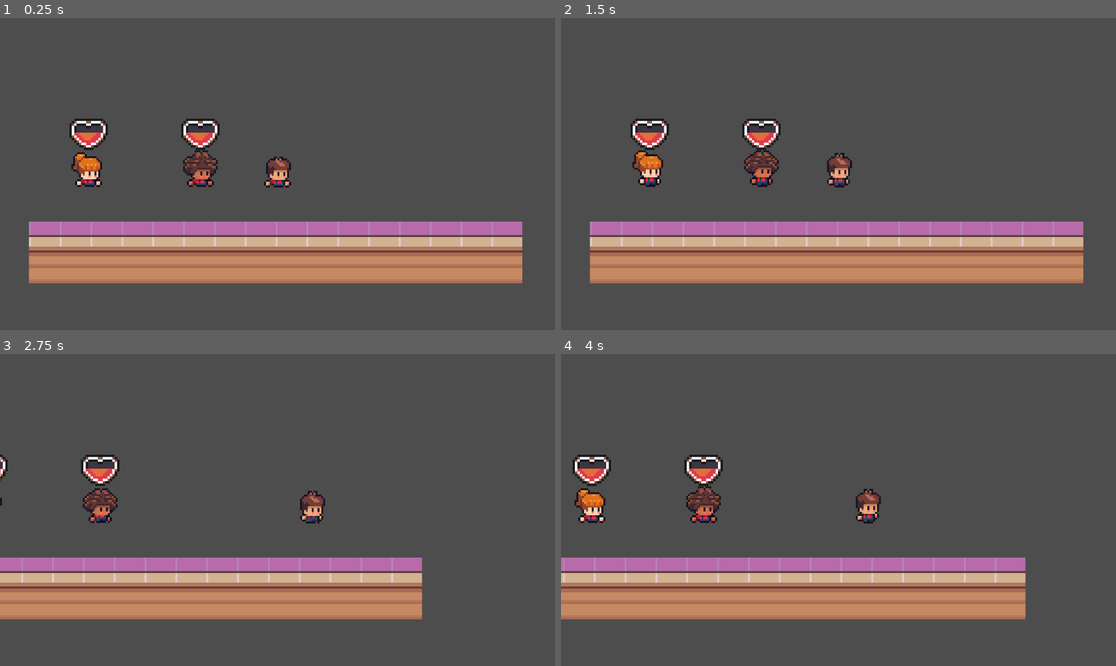
Above: before the commit, frames 1-4 (two rows, left to right).
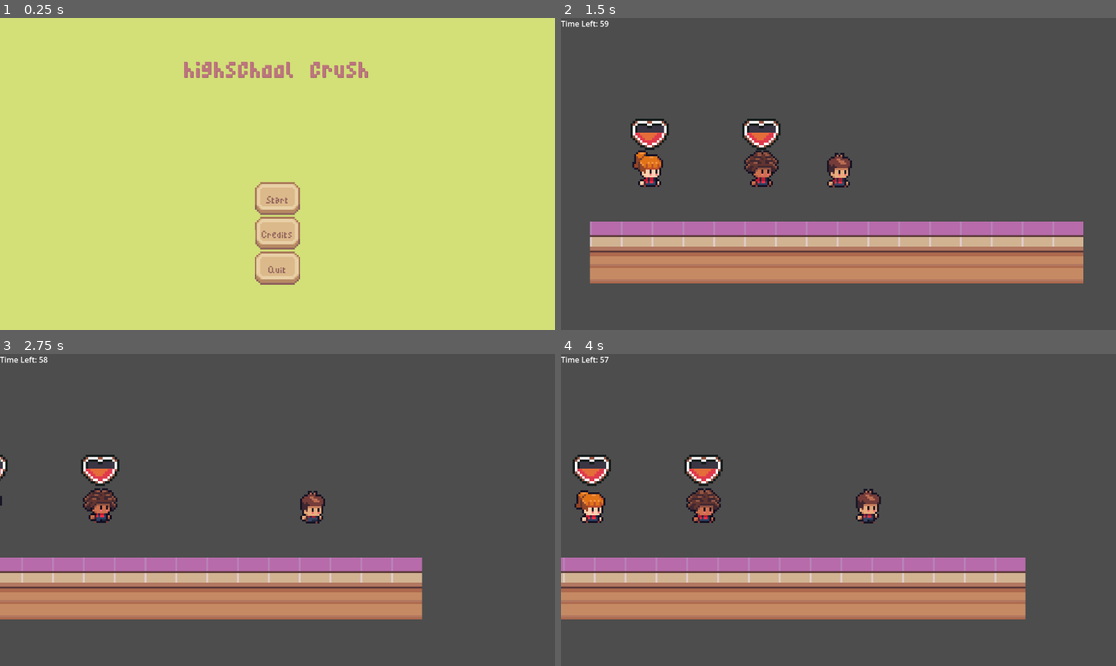
Above: after the commit, the same moments.

Repository: orgniani/highschoolcrush_clicker_2025
Game: Godot game, scene res://scenes/menu_scene.tscn
The game is run twice, just before and just after one commit, with the same random seed, the same clock (stepped at 60 frames per second) and the same inputs. Before the commit the project starts from res://scenes/game_scene.tscn.
Inputs (mouse positions are in pixels of both pictures, inside the frame that each line leads up to):
- Up to frame 1 (0.25 s): no input
- Up to frame 2 (1.5 s): click (838, 233) at 0.5 s, where only the run after the commit has a clickable "Credits"; click (838, 198) at 1.25 s, where only the run after the commit has a clickable "Start"
- Up to frame 3 (2.75 s): move the mouse to (399, 494) at 2.02 s; hold D (move_right) from 2.03 s (still down); click (399, 494) at 2.1 s
- Up to frame 4 (4 s): move the mouse to (727, 525) at 2.77 s; release D (move_right) at 2.78 s; hold A (move_left) 2.78-3.53 s; click (727, 525) at 2.85 s; move the mouse to (894, 441) at 3.52 s; hold D (move_right) from 3.53 s (still down); click (894, 441) at 3.6 s

The runs differ from the first frame. In frame 1, 100% of the frame differs, in the area x 0-100%, y 0-100%; in frame 2, 0.3%; in frame 3, 0.3%; in frame 4, 0.3%.

Commit message:
add basic win/lose condition

Diff:
--- a/objects/lover.tscn
+++ b/objects/lover.tscn
@@ -4,13 +4,13 @@
 [ext_resource type="PackedScene" uid="uid://cuxjkncqb8mx6" path="res://objects/human_animator.tscn" id="2_rmcuh"]
 [ext_resource type="Script" uid="uid://bvoyt6bm5coqt" path="res://scripts/lover/lover_follower.gd" id="3_7mh6s"]
 [ext_resource type="Script" uid="uid://casnc1jootvaf" path="res://scripts/lover/lover_state_machine.gd" id="4_y040x"]
-[ext_resource type="Texture2D" uid="uid://dtso1iiu8g2wr" path="res://sprites/UI/HeartBorder.png" id="5_2jkde"]
-[ext_resource type="Texture2D" uid="uid://d1qvhhs1cputj" path="res://sprites/UI/HeartFill.png" id="6_b326f"]
+[ext_resource type="Texture2D" uid="uid://dtso1iiu8g2wr" path="res://art/UI/HeartBorder.png" id="5_2jkde"]
+[ext_resource type="Texture2D" uid="uid://d1qvhhs1cputj" path="res://art/UI/HeartFill.png" id="6_b326f"]
 
 [sub_resource type="RectangleShape2D" id="RectangleShape2D_acjsf"]
 size = Vector2(20, 23)
 
-[node name="Lover" type="CharacterBody2D" node_paths=PackedStringArray("heart_bar")]
+[node name="Lover" type="CharacterBody2D" node_paths=PackedStringArray("heart_bar") groups=["lovers"]]
 collision_layer = 2
 collision_mask = 0
 script = ExtResource("1_hj7k7")
--- a/project.godot
+++ b/project.godot
@@ -11,21 +11,26 @@
 [application]
 
 config/name="highschoolCrush_Clicker"
-run/main_scene="uid://dw3xvnexig6h5"
+run/main_scene="uid://be1xmgvuhyir7"
 config/features=PackedStringArray("4.4", "Forward Plus")
 config/icon="res://icon.svg"
 
 [file_customization]
 
 folder_colors={
+"res://art/": "red",
+"res://art/sprites/": "red",
 "res://audio/": "orange",
 "res://builds/": "yellow",
 "res://objects/": "purple",
 "res://resources/": "green",
 "res://scenes/": "pink",
-"res://scripts/": "teal",
-"res://sprites/": "blue"
+"res://scripts/": "teal"
 }
+
+[global_group]
+
+lovers=""
 
 [input]
 
--- a/resources/animations/body/body_black.tres
+++ b/resources/animations/body/body_black.tres
@@ -1,7 +1,7 @@
 [gd_resource type="SpriteFrames" load_steps=20 format=3 uid="uid://x6a26qrgspew"]
 
-[ext_resource type="Texture2D" uid="uid://ddmjcyy3org7p" path="res://sprites/Human/IDLE/BASE/base_mixed_idle_strip9.png" id="1_gph66"]
-[ext_resource type="Texture2D" uid="uid://c0cjmbpcbfer2" path="res://sprites/Human/WALKING/BASE/base_mixed_walk_strip8.png" id="2_f1pgi"]
+[ext_resource type="Texture2D" uid="uid://ddmjcyy3org7p" path="res://art/sprites/Human/IDLE/BASE/base_mixed_idle_strip9.png" id="1_gph66"]
+[ext_resource type="Texture2D" uid="uid://c0cjmbpcbfer2" path="res://art/sprites/Human/WALKING/BASE/base_mixed_walk_strip8.png" id="2_f1pgi"]
 
 [sub_resource type="AtlasTexture" id="AtlasTexture_mqm5b"]
 atlas = ExtResource("1_gph66")
--- a/resources/animations/body/body_default.tres
+++ b/resources/animations/body/body_default.tres
@@ -1,7 +1,7 @@
 [gd_resource type="SpriteFrames" load_steps=20 format=3 uid="uid://ba2ukg1t80qp8"]
 
-[ext_resource type="Texture2D" uid="uid://1vdeg1jpp6it" path="res://sprites/Human/IDLE/BASE/base_idle_strip9.png" id="1_0cnd8"]
-[ext_resource type="Texture2D" uid="uid://cw4vinp5td8qm" path="res://sprites/Human/WALKING/BASE/base_walk_strip8.png" id="2_w1mia"]
+[ext_resource type="Texture2D" uid="uid://1vdeg1jpp6it" path="res://art/sprites/Human/IDLE/BASE/base_idle_strip9.png" id="1_0cnd8"]
+[ext_resource type="Texture2D" uid="uid://cw4vinp5td8qm" path="res://art/sprites/Human/WALKING/BASE/base_walk_strip8.png" id="2_w1mia"]
 
 [sub_resource type="AtlasTexture" id="AtlasTexture_eqqp1"]
 atlas = ExtResource("1_0cnd8")
--- a/resources/animations/body/body_pale.tres
+++ b/resources/animations/body/body_pale.tres
@@ -1,7 +1,7 @@
 [gd_resource type="SpriteFrames" load_steps=20 format=3 uid="uid://n01fn0cswdkm"]
 
-[ext_resource type="Texture2D" uid="uid://dn5ue0x7qxrew" path="res://sprites/Human/IDLE/BASE/base_pale_idle_strip9.png" id="1_xa6wp"]
-[ext_resource type="Texture2D" uid="uid://w4xy11yptbh7" path="res://sprites/Human/WALKING/BASE/base_pale_walk_strip8.png" id="2_v1k1g"]
+[ext_resource type="Texture2D" uid="uid://dn5ue0x7qxrew" path="res://art/sprites/Human/IDLE/BASE/base_pale_idle_strip9.png" id="1_xa6wp"]
+[ext_resource type="Texture2D" uid="uid://w4xy11yptbh7" path="res://art/sprites/Human/WALKING/BASE/base_pale_walk_strip8.png" id="2_v1k1g"]
 
 [sub_resource type="AtlasTexture" id="AtlasTexture_einuk"]
 atlas = ExtResource("1_xa6wp")
--- a/resources/animations/hair/bowlcut_hair.tres
+++ b/resources/animations/hair/bowlcut_hair.tres
@@ -1,7 +1,7 @@
 [gd_resource type="SpriteFrames" load_steps=20 format=3 uid="uid://81mqlwcadir8"]
 
-[ext_resource type="Texture2D" uid="uid://df20y5am7cvqc" path="res://sprites/Human/IDLE/HAIR/bowlhair_idle_strip9.png" id="1_7jl76"]
-[ext_resource type="Texture2D" uid="uid://cbc166ytm2ivs" path="res://sprites/Human/WALKING/HAIR/bowlhair_walk_strip8.png" id="2_ca1l0"]
+[ext_resource type="Texture2D" uid="uid://df20y5am7cvqc" path="res://art/sprites/Human/IDLE/HAIR/bowlhair_idle_strip9.png" id="1_7jl76"]
+[ext_resource type="Texture2D" uid="uid://cbc166ytm2ivs" path="res://art/sprites/Human/WALKING/HAIR/bowlhair_walk_strip8.png" id="2_ca1l0"]
 
 [sub_resource type="AtlasTexture" id="AtlasTexture_4vq5b"]
 atlas = ExtResource("1_7jl76")
--- a/resources/animations/hair/curly_hair.tres
+++ b/resources/animations/hair/curly_hair.tres
@@ -1,7 +1,7 @@
 [gd_resource type="SpriteFrames" load_steps=20 format=3 uid="uid://npwt3olbkol7"]
 
-[ext_resource type="Texture2D" uid="uid://dw8w5io64s5en" path="res://sprites/Human/IDLE/HAIR/curlyhair_idle_strip9.png" id="1_iche5"]
-[ext_resource type="Texture2D" uid="uid://bv8acxocu21cu" path="res://sprites/Human/WALKING/HAIR/curlyhair_walk_strip8.png" id="2_jsbc5"]
+[ext_resource type="Texture2D" uid="uid://dw8w5io64s5en" path="res://art/sprites/Human/IDLE/HAIR/curlyhair_idle_strip9.png" id="1_iche5"]
+[ext_resource type="Texture2D" uid="uid://bv8acxocu21cu" path="res://art/sprites/Human/WALKING/HAIR/curlyhair_walk_strip8.png" id="2_jsbc5"]
 
 [sub_resource type="AtlasTexture" id="AtlasTexture_bhjgg"]
 atlas = ExtResource("1_iche5")
--- a/resources/animations/hair/long_hair.tres
+++ b/resources/animations/hair/long_hair.tres
@@ -1,7 +1,7 @@
 [gd_resource type="SpriteFrames" load_steps=20 format=3 uid="uid://cvegm7aqor2ak"]
 
-[ext_resource type="Texture2D" uid="uid://bae6hcgicrk7n" path="res://sprites/Human/IDLE/HAIR/longhair_idle_strip9.png" id="1_aml3q"]
-[ext_resource type="Texture2D" uid="uid://c1g3clojuufxq" path="res://sprites/Human/WALKING/HAIR/longhair_walk_strip8.png" id="2_we551"]
+[ext_resource type="Texture2D" uid="uid://bae6hcgicrk7n" path="res://art/sprites/Human/IDLE/HAIR/longhair_idle_strip9.png" id="1_aml3q"]
+[ext_resource type="Texture2D" uid="uid://c1g3clojuufxq" path="res://art/sprites/Human/WALKING/HAIR/longhair_walk_strip8.png" id="2_we551"]
 
 [sub_resource type="AtlasTexture" id="AtlasTexture_we551"]
 atlas = ExtResource("1_aml3q")
--- a/resources/animations/hair/mop_hair.tres
+++ b/resources/animations/hair/mop_hair.tres
@@ -1,7 +1,7 @@
 [gd_resource type="SpriteFrames" load_steps=20 format=3 uid="uid://dusuq60nsxjhy"]
 
-[ext_resource type="Texture2D" uid="uid://c2imdsbt3lkti" path="res://sprites/Human/IDLE/HAIR/mophair_idle_strip9.png" id="1_eruc2"]
-[ext_resource type="Texture2D" uid="uid://cj6jttrrmkr8a" path="res://sprites/Human/WALKING/HAIR/mophair_walk_strip8.png" id="2_ejl3f"]
+[ext_resource type="Texture2D" uid="uid://c2imdsbt3lkti" path="res://art/sprites/Human/IDLE/HAIR/mophair_idle_strip9.png" id="1_eruc2"]
+[ext_resource type="Texture2D" uid="uid://cj6jttrrmkr8a" path="res://art/sprites/Human/WALKING/HAIR/mophair_walk_strip8.png" id="2_ejl3f"]
 
 [sub_resource type="AtlasTexture" id="AtlasTexture_ejl3f"]
 atlas = ExtResource("1_eruc2")
--- a/resources/animations/hair/short_hair.tres
+++ b/resources/animations/hair/short_hair.tres
@@ -1,7 +1,7 @@
 [gd_resource type="SpriteFrames" load_steps=20 format=3 uid="uid://bm4xb515tmoro"]
 
-[ext_resource type="Texture2D" uid="uid://b1lna0tsb7xk1" path="res://sprites/Human/IDLE/HAIR/shorthair_idle_strip9.png" id="1_cv6pn"]
-[ext_resource type="Texture2D" uid="uid://cttdkx1osvui1" path="res://sprites/Human/WALKING/HAIR/shorthair_walk_strip8.png" id="2_qslj8"]
+[ext_resource type="Texture2D" uid="uid://b1lna0tsb7xk1" path="res://art/sprites/Human/IDLE/HAIR/shorthair_idle_strip9.png" id="1_cv6pn"]
+[ext_resource type="Texture2D" uid="uid://cttdkx1osvui1" path="res://art/sprites/Human/WALKING/HAIR/shorthair_walk_strip8.png" id="2_qslj8"]
 
 [sub_resource type="AtlasTexture" id="AtlasTexture_x230s"]
 atlas = ExtResource("1_cv6pn")
--- a/resources/animations/hair/spikey_hair.tres
+++ b/resources/animations/hair/spikey_hair.tres
@@ -1,7 +1,7 @@
 [gd_resource type="SpriteFrames" load_steps=20 format=3 uid="uid://clu5tgsk7bp1m"]
 
-[ext_resource type="Texture2D" uid="uid://ba4npld2j88e7" path="res://sprites/Human/IDLE/HAIR/spikeyhair_idle_strip9.png" id="1_x230s"]
-[ext_resource type="Texture2D" uid="uid://0i81r3sg0n0k" path="res://sprites/Human/WALKING/HAIR/spikeyhair_walk_strip8.png" id="2_fbk4p"]
+[ext_resource type="Texture2D" uid="uid://ba4npld2j88e7" path="res://art/sprites/Human/IDLE/HAIR/spikeyhair_idle_strip9.png" id="1_x230s"]
+[ext_resource type="Texture2D" uid="uid://0i81r3sg0n0k" path="res://art/sprites/Human/WALKING/HAIR/spikeyhair_walk_strip8.png" id="2_fbk4p"]
 
 [sub_resource type="AtlasTexture" id="AtlasTexture_cflo5"]
 atlas = ExtResource("1_x230s")
--- a/resources/animations/hand/empty_hand.tres
+++ b/resources/animations/hand/empty_hand.tres
@@ -1,7 +1,7 @@
 [gd_resource type="SpriteFrames" load_steps=20 format=3 uid="uid://b8u488b4bodne"]
 
-[ext_resource type="Texture2D" uid="uid://c2tqk4tjouebr" path="res://sprites/Human/IDLE/HAND/tools_idle_strip9.png" id="1_qklru"]
-[ext_resource type="Texture2D" uid="uid://btwu2hbpvq4rf" path="res://sprites/Human/WALKING/HAND/tools_walk_strip8.png" id="2_c0x20"]
+[ext_resource type="Texture2D" uid="uid://c2tqk4tjouebr" path="res://art/sprites/Human/IDLE/HAND/tools_idle_strip9.png" id="1_qklru"]
+[ext_resource type="Texture2D" uid="uid://btwu2hbpvq4rf" path="res://art/sprites/Human/WALKING/HAND/tools_walk_strip8.png" id="2_c0x20"]
 
 [sub_resource type="AtlasTexture" id="AtlasTexture_furft"]
 atlas = ExtResource("1_qklru")
--- a/resources/animations/hand/empty_hand_black.tres
+++ b/resources/animations/hand/empty_hand_black.tres
@@ -1,7 +1,7 @@
 [gd_resource type="SpriteFrames" load_steps=20 format=3 uid="uid://b7argpfhp80qt"]
 
-[ext_resource type="Texture2D" uid="uid://b3jc3g611alkn" path="res://sprites/Human/IDLE/HAND/tools_black_idle_strip9.png" id="1_5k8mi"]
-[ext_resource type="Texture2D" uid="uid://psixqwunxipy" path="res://sprites/Human/WALKING/HAND/tools_black_walk_strip8.png" id="2_8x0pe"]
+[ext_resource type="Texture2D" uid="uid://b3jc3g611alkn" path="res://art/sprites/Human/IDLE/HAND/tools_black_idle_strip9.png" id="1_5k8mi"]
+[ext_resource type="Texture2D" uid="uid://psixqwunxipy" path="res://art/sprites/Human/WALKING/HAND/tools_black_walk_strip8.png" id="2_8x0pe"]
 
 [sub_resource type="AtlasTexture" id="AtlasTexture_1nn3e"]
 atlas = ExtResource("1_5k8mi")
--- a/resources/animations/hand/empty_hand_pale.tres
+++ b/resources/animations/hand/empty_hand_pale.tres
@@ -1,7 +1,7 @@
 [gd_resource type="SpriteFrames" load_steps=20 format=3 uid="uid://bb03glb87xsgv"]
 
-[ext_resource type="Texture2D" uid="uid://d4c6idmcf5q30" path="res://sprites/Human/IDLE/HAND/tools_pale_idle_strip9.png" id="1_e0nro"]
-[ext_resource type="Texture2D" uid="uid://cskkqckj780od" path="res://sprites/Human/WALKING/HAND/tools_pale_walk_strip8.png" id="2_dc15b"]
+[ext_resource type="Texture2D" uid="uid://d4c6idmcf5q30" path="res://art/sprites/Human/IDLE/HAND/tools_pale_idle_strip9.png" id="1_e0nro"]
+[ext_resource type="Texture2D" uid="uid://cskkqckj780od" path="res://art/sprites/Human/WALKING/HAND/tools_pale_walk_strip8.png" id="2_dc15b"]
 
 [sub_resource type="AtlasTexture" id="AtlasTexture_otrhh"]
 atlas = ExtResource("1_e0nro")
--- a/scenes/game_scene.tscn
+++ b/scenes/game_scene.tscn
@@ -1,9 +1,8 @@
-[gd_scene load_steps=11 format=3 uid="uid://dw3xvnexig6h5"]
+[gd_scene load_steps=10 format=3 uid="uid://dw3xvnexig6h5"]
 
 [ext_resource type="Script" uid="uid://b6ft0mm7ki03w" path="res://scripts/game_scene.gd" id="1_w5aja"]
-[ext_resource type="PackedScene" uid="uid://be1xmgvuhyir7" path="res://scenes/menu_scene.tscn" id="2_onqr8"]
 [ext_resource type="PackedScene" uid="uid://b0ee2mq1utrbq" path="res://objects/floor.tscn" id="2_ycayy"]
-[ext_resource type="Texture2D" uid="uid://bfx07bbpmw13i" path="res://sprites/spr_tileset_sunnysideworld_16px.png" id="4_y3j0m"]
+[ext_resource type="Texture2D" uid="uid://bfx07bbpmw13i" path="res://art/sprites/spr_tileset_sunnysideworld_16px.png" id="4_y3j0m"]
 [ext_resource type="PackedScene" uid="uid://gbsphto4w7bn" path="res://objects/player.tscn" id="5_rurhu"]
 [ext_resource type="PackedScene" uid="uid://buhsyo1luhxbm" path="res://objects/lover.tscn" id="6_rurhu"]
 [ext_resource type="Resource" uid="uid://bngiiwwgchvd" path="res://resources/lover_curly_config.tres" id="7_kk2rg"]
@@ -1755,21 +1754,10 @@
 [sub_resource type="TileSet" id="TileSet_b5spy"]
 sources/1 = SubResource("TileSetAtlasSource_kk2rg")
 
-[node name="GameScene" type="Node2D"]
+[node name="GameScene" type="Node2D" node_paths=PackedStringArray("timer", "timer_label")]
 script = ExtResource("1_w5aja")
-
-[node name="Floor" parent="." instance=ExtResource("2_ycayy")]
-position = Vector2(138, 153)
-
-[node name="UI" type="CanvasLayer" parent="."]
-
-[node name="MenuScene" parent="UI" instance=ExtResource("2_onqr8")]
-
-[node name="TileMap" type="TileMap" parent="."]
-position = Vector2(109, 67)
-tile_set = SubResource("TileSet_b5spy")
-format = 2
-layer_0/tile_data = PackedInt32Array(327676, 1507329, 44, 327677, 1507329, 44, 327678, 1507329, 44, 327679, 1507329, 44, 262144, 1507329, 44, 262145, 1507329, 44, 262146, 1507329, 44, 262147, 1507329, 44, 262148, 1507329, 44, 262149, 1507329, 44, 262150, 1507329, 44, 262151, 1507329, 44, 262152, 1507329, 44, 262153, 1507329, 44, 327675, 1507329, 44, 327674, 1507329, 44, 262138, 1507329, 43, 262139, 1507329, 43, 262140, 1507329, 43, 262141, 1507329, 43, 262142, 1507329, 43, 262143, 1507329, 43, 196608, 1507329, 43, 196609, 1507329, 43, 196610, 1507329, 43, 196611, 1507329, 43, 196612, 1507329, 43, 196613, 1507329, 43, 196614, 1507329, 43, 196615, 1507329, 43, 196616, 1507329, 43, 196617, 1507329, 43)
+timer = NodePath("Timer")
+timer_label = NodePath("CanvasLayer/Label")
 
 [node name="Player" parent="." instance=ExtResource("5_rurhu")]
 position = Vector2(141.924, 90.2319)
@@ -1777,6 +1765,15 @@
 [node name="Camera2D" type="Camera2D" parent="Player"]
 zoom = Vector2(4, 4)
 position_smoothing_enabled = true
+
+[node name="Floor" parent="." instance=ExtResource("2_ycayy")]
+position = Vector2(138, 153)
+
+[node name="TileMap" type="TileMap" parent="."]
+position = Vector2(109, 67)
+tile_set = SubResource("TileSet_b5spy")
+format = 2
+layer_0/tile_data = PackedInt32Array(327676, 1507329, 44, 327677, 1507329, 44, 327678, 1507329, 44, 327679, 1507329, 44, 262144, 1507329, 44, 262145, 1507329, 44, 262146, 1507329, 44, 262147, 1507329, 44, 262148, 1507329, 44, 262149, 1507329, 44, 262150, 1507329, 44, 262151, 1507329, 44, 262152, 1507329, 44, 262153, 1507329, 44, 327675, 1507329, 44, 327674, 1507329, 44, 262138, 1507329, 43, 262139, 1507329, 43, 262140, 1507329, 43, 262141, 1507329, 43, 262142, 1507329, 43, 262143, 1507329, 43, 196608, 1507329, 43, 196609, 1507329, 43, 196610, 1507329, 43, 196611, 1507329, 43, 196612, 1507329, 43, 196613, 1507329, 43, 196614, 1507329, 43, 196615, 1507329, 43, 196616, 1507329, 43, 196617, 1507329, 43)
 
 [node name="Lover" parent="." node_paths=PackedStringArray("player") instance=ExtResource("6_rurhu")]
 position = Vector2(102, 90)
@@ -1787,3 +1784,14 @@
 position = Vector2(44, 90)
 player = NodePath("../Player")
 config = ExtResource("8_b5spy")
+
+[node name="Timer" type="Timer" parent="."]
+
+[node name="CanvasLayer" type="CanvasLayer" parent="."]
+
+[node name="Label" type="Label" parent="CanvasLayer"]
+offset_right = 40.0
+offset_bottom = 23.0
+text = "lol"
+
+[connection signal="timeout" from="Timer" to="." method="_on_timer_timeout"]
--- a/scenes/menu_scene.tscn
+++ b/scenes/menu_scene.tscn
@@ -1,4 +1,18 @@
-[gd_scene format=3 uid="uid://be1xmgvuhyir7"]
+[gd_scene load_steps=8 format=3 uid="uid://be1xmgvuhyir7"]
+
+[ext_resource type="Script" uid="uid://blgegqc6nlc7u" path="res://scripts/scenes/menu_scene.gd" id="1_482oc"]
+[ext_resource type="Texture2D" uid="uid://byau5y2ppd8fu" path="res://art/UI/menus/whiteSquare.png" id="1_vrre2"]
+[ext_resource type="Texture2D" uid="uid://dgm58b4mycd6l" path="res://art/UI/Square Buttons 26x19.png" id="2_6wmco"]
+[ext_resource type="FontFile" uid="uid://b8i3q121b40nv" path="res://art/fonts/MinimalPixelFont.ttf" id="2_o71fo"]
+[ext_resource type="PackedScene" uid="uid://dw3xvnexig6h5" path="res://scenes/game_scene.tscn" id="2_u4hxd"]
+
+[sub_resource type="AtlasTexture" id="AtlasTexture_482oc"]
+atlas = ExtResource("2_6wmco")
+region = Rect2(11, 70, 26, 19)
+
+[sub_resource type="AtlasTexture" id="AtlasTexture_6od1f"]
+atlas = ExtResource("2_6wmco")
+region = Rect2(59, 70, 26, 19)
 
 [node name="MenuScene" type="Control"]
 layout_mode = 3
@@ -7,12 +21,112 @@
 anchor_bottom = 1.0
 grow_horizontal = 2
 grow_vertical = 2
+script = ExtResource("1_482oc")
+game_scene = ExtResource("2_u4hxd")
 
-[node name="Panel" type="Panel" parent="."]
-visible = false
+[node name="TextureRect" type="TextureRect" parent="."]
+modulate = Color(0.823529, 0.878431, 0.466667, 1)
 layout_mode = 1
 anchors_preset = 15
 anchor_right = 1.0
 anchor_bottom = 1.0
 grow_horizontal = 2
 grow_vertical = 2
+texture = ExtResource("1_vrre2")
+
+[node name="VBoxContainer" type="VBoxContainer" parent="."]
+layout_mode = 1
+anchors_preset = 8
+anchor_left = 0.5
+anchor_top = 0.5
+anchor_right = 0.5
+anchor_bottom = 0.5
+offset_left = -56.0
+offset_top = 17.0
+offset_right = 56.0
+offset_bottom = 230.0
+grow_horizontal = 2
+grow_vertical = 2
+rotation = -0.000263769
+alignment = 1
+
+[node name="StartButton" type="TextureButton" parent="VBoxContainer"]
+layout_mode = 2
+size_flags_vertical = 3
+texture_normal = SubResource("AtlasTexture_482oc")
+texture_hover = SubResource("AtlasTexture_6od1f")
+stretch_mode = 5
+
+[node name="Label" type="Label" parent="VBoxContainer/StartButton"]
+layout_mode = 1
+anchors_preset = 15
+anchor_right = 1.0
+anchor_bottom = 1.0
+grow_horizontal = 2
+grow_vertical = 2
+theme_override_colors/font_color = Color(0.564706, 0.384314, 0.364706, 1)
+theme_override_fonts/font = ExtResource("2_o71fo")
+theme_override_font_sizes/font_size = 40
+text = "Start"
+horizontal_alignment = 1
+vertical_alignment = 1
+
+[node name="CreditButton" type="TextureButton" parent="VBoxContainer"]
+layout_mode = 2
+size_flags_vertical = 3
+texture_normal = SubResource("AtlasTexture_482oc")
+texture_hover = SubResource("AtlasTexture_6od1f")
+stretch_mode = 5
+
+[node name="Label" type="Label" parent="VBoxContainer/CreditButton"]
+layout_mode = 1
+anchors_preset = 15
+anchor_right = 1.0
+anchor_bottom = 1.0
+grow_horizontal = 2
+grow_vertical = 2
+theme_override_colors/font_color = Color(0.564706, 0.384314, 0.364706, 1)
+theme_override_fonts/font = ExtResource("2_o71fo")
+theme_override_font_sizes/font_size = 40
+text = "Credits"
+horizontal_alignment = 1
+vertical_alignment = 1
+
+[node name="QuitButton" type="TextureButton" parent="VBoxContainer"]
+layout_mode = 2
+size_flags_vertical = 3
+texture_normal = SubResource("AtlasTexture_482oc")
+texture_hover = SubResource("AtlasTexture_6od1f")
+stretch_mode = 5
+
+[node name="Label" type="Label" parent="VBoxContainer/QuitButton"]
+layout_mode = 1
+anchors_preset = 15
+anchor_right = 1.0
+anchor_bottom = 1.0
+grow_horizontal = 2
+grow_vertical = 2
+theme_override_colors/font_color = Color(0.564706, 0.384314, 0.364706, 1)
+theme_override_fonts/font = ExtResource("2_o71fo")
+theme_override_font_sizes/font_size = 40
+text = "Quit"
+horizontal_alignment = 1
+vertical_alignment = 1
+
+[node name="Label" type="Label" parent="."]
+layout_mode = 1
+anchors_preset = 10
+anchor_right = 1.0
+offset_bottom = 192.0
+grow_horizontal = 2
+theme_override_colors/font_color = Color(0.741176, 0.458824, 0.494118, 1)
+theme_override_colors/font_shadow_color = Color(0.639216, 0.360784, 0.443137, 1)
+theme_override_fonts/font = ExtResource("2_o71fo")
+theme_override_font_sizes/font_size = 100
+text = "highschool crush"
+horizontal_alignment = 1
+vertical_alignment = 1
+
+[connection signal="pressed" from="VBoxContainer/StartButton" to="." method="_on_start_button_pressed"]
+[connection signal="pressed" from="VBoxContainer/CreditButton" to="." method="_on_credit_button_pressed"]
+[connection signal="pressed" from="VBoxContainer/QuitButton" to="." method="_on_quit_button_pressed"]
--- a/scripts/game_scene.gd
+++ b/scripts/game_scene.gd
@@ -1 +1,48 @@
 extends Node2D
+
+@export var time_limit: float = 60.0
+@export var timer: Timer
+
+@export var timer_label: Label
+
+var total_lovers := 0
+var romanced_lovers := 0
+var game_over := false
+
+func _ready():
+	var lovers = get_tree().get_nodes_in_group("lovers")
+	total_lovers = lovers.size()
+
+	for lover in lovers:
+		lover.state_machine.romance_success.connect(_on_lover_romanced)
+
+	timer.wait_time = time_limit
+	timer.start()
+
+func _process(delta):
+	if not game_over:
+		var remaining = timer.time_left
+		timer_label.text = "Time Left: " + str(int(remaining))
+
+
+func _on_lover_romanced():
+	if game_over:
+		return
+
+	romanced_lovers += 1
+	print("Romanced:", romanced_lovers, "/", total_lovers)
+
+	if romanced_lovers >= total_lovers:
+		_trigger_win()
+
+func _trigger_win():
+	game_over = true
+	print("YOU WIN!")
+
+func _trigger_lose():
+	game_over = true
+	print("YOU LOSE!")
+
+func _on_timer_timeout() -> void:
+	if not game_over:
+		_trigger_lose()
--- a/scripts/lover/lover.gd
+++ b/scripts/lover/lover.gd
@@ -18,7 +18,7 @@
 
 	set_process(true)
 	state_machine.setup(required_clicks, fill_time)
-	state_machine.on_romance_success = _on_romance_success
+	state_machine.romance_success.connect(_on_romance_success)
 
 func _process(delta):
 	if Input.is_action_just_pressed("click"):
--- a/scripts/lover/lover_state_machine.gd
+++ b/scripts/lover/lover_state_machine.gd
@@ -1,13 +1,13 @@
 extends Node
 
 class_name LoverStateMachine
+
+signal romance_success
 
 var _fill = 1.0
 var _active = false
 var _required_clicks = 10
 var _fill_time = 3.0
-
-var on_romance_success := func() -> void: pass
 
 func setup(clicks: int, time: float):
 	_required_clicks = clicks
@@ -34,7 +34,7 @@
 	if _fill >= 1.0:
 		_active = false
 		print("Romance success!")
-		on_romance_success.call()
+		emit_signal("romance_success")
 
 func get_fill_percentage() -> float:
 	return _fill
--- /dev/null
+++ b/scripts/scenes/menu_scene.gd
@@ -0,0 +1,17 @@
+extends Control
+
+@export var game_scene: PackedScene
+
+func _on_start_button_pressed() -> void:
+	print("Start Game!")
+	get_tree().change_scene_to_packed(game_scene)
+	pass
+
+
+func _on_credit_button_pressed() -> void:
+	pass
+
+
+func _on_quit_button_pressed() -> void:
+	get_tree().quit()
+	pass
Renamed: sprites/UI/HeartBorder.png -> art/UI/HeartBorder.png
Not shown, added: art/UI/HeartBorder.png.import
Renamed: sprites/UI/HeartFill.png -> art/UI/HeartFill.png
Not shown, added: art/UI/HeartFill.png.import
Binary file added: art/UI/Square Buttons 26x19.png
Not shown, added: art/UI/Square Buttons 26x19.png.import
Binary file added: art/UI/menus/whiteSquare.png
Not shown, added: art/UI/menus/whiteSquare.png.import
Binary file added: art/fonts/MinimalPixelFont.ttf
Not shown, added: art/fonts/MinimalPixelFont.ttf.import
Renamed: sprites/Human/IDLE/BASE/base_idle_strip9.png -> art/sprites/Human/IDLE/BASE/base_idle_strip9.png
Not shown, added: art/sprites/Human/IDLE/BASE/base_idle_strip9.png.import
(and 76 more such lines)
